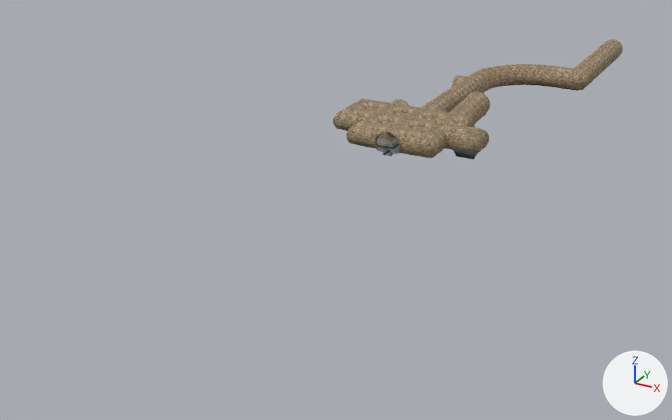
One commit to the glTF model _Game/Scene/main/Sewer.glb: the scene before it, then after it.
Before and after are seen from a 50 mm lens placed at (148.0, -195.0, 79.0), pointed at (46.0, -10.0, -14.0). The axes (+X, +Y, +Z) are drawn at lower right. The lights are the same throughout. The picture after the commit comes second. Where no turn or scale is listed for an object, it has been applied to the vertices. Vertices at exactly the same position are counted once.

Names of what the first picture shows: 'Serwers_014.001-col'.
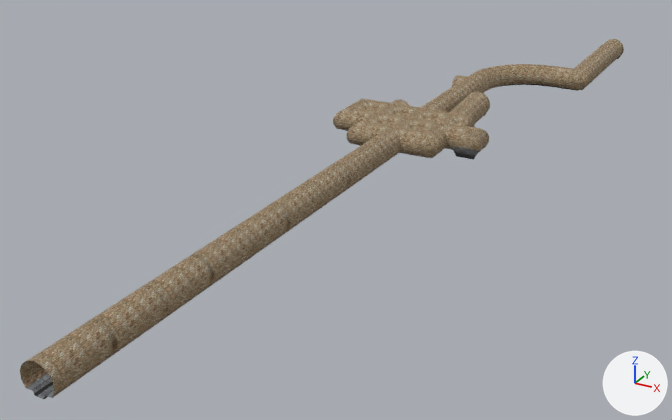
Where the newer file only moved an object's origin or applied its transform, the numbers keep the older frame.

Pixel boxes [x1, y1, x2, y2] of what changed, in the pictures (672 x 420 px):
'Serwers_014.001-col', reshaped (108% wider, 198% taller): before [333, 39, 623, 159]; after [20, 39, 624, 399]
part 1 of me_serwers_014, added (brown): after [332, 148, 376, 189]
part 2 of me_serwers_014, added (brown): after [358, 131, 399, 172]
part 3 of me_serwers_014, added (brown): after [266, 185, 321, 234]
part 4 of me_serwers_014, added (brown): after [300, 164, 350, 210]
part 5 of me_serwers_014, added (brown): after [189, 228, 254, 287]
part 6 of me_serwers_014, added (brown): after [233, 204, 290, 258]
part 7 of me_serwers_014, added (brown): after [88, 286, 166, 356]
part 8 of me_serwers_014, added (brown): after [143, 255, 214, 319]
part 9 of me_serwers_014, added (brown): after [20, 319, 118, 399]

What the commit changed:
me_serwers_014 is used by ob_serwers_014_001_col; location (71.9, 81.5, 1.5).
me_serwers_014 had 2048 vertices, 2922 faces and spanned x -38.0..10.9, y -80.1..44.6, z -3.2..4.5.
me_serwers_014 now has 2358 vertices, 3250 faces and spans x -38.0..11.3, y -197.1..44.7, z -3.2..4.5.
me_serwers_014 part 1: the loose piece of 32 vertices spanning x -20.8..-14.2, y -54.7..-40.9, z -2.9..3.3 is copied, and the copy is moved by (0.0, -52.0, 0.0); it spans x -20.8..-14.2, y -106.7..-92.9, z -2.9..3.3.
me_serwers_014 part 2: the loose piece of 32 vertices spanning x -20.8..-14.2, y -54.7..-40.9, z -2.9..3.3 is copied, and the copy is moved by (0.0, -38.8, 0.0); it spans x -20.8..-14.2, y -93.4..-79.6, z -2.9..3.3.
me_serwers_014 part 3: the loose piece of 32 vertices spanning x -20.8..-14.2, y -54.7..-40.9, z -2.9..3.3 is copied, and the copy is moved by (0.0, -78.1, 0.0); it spans x -20.8..-14.2, y -132.8..-119.0, z -2.9..3.3.
me_serwers_014 part 4: the loose piece of 32 vertices spanning x -20.8..-14.2, y -54.7..-40.9, z -2.9..3.3 is copied, and the copy is moved by (0.0, -64.9, 0.0); it spans x -20.8..-14.2, y -119.5..-105.7, z -2.9..3.3.
me_serwers_014 part 5: the loose piece of 32 vertices spanning x -20.8..-14.2, y -54.7..-40.9, z -2.9..3.3 is copied, and the copy is moved by (0.0, -103.8, 0.0); it spans x -20.8..-14.2, y -158.4..-144.7, z -2.9..3.3.
me_serwers_014 part 6: the loose piece of 32 vertices spanning x -20.8..-14.2, y -54.7..-40.9, z -2.9..3.3 is copied, and the copy is moved by (0.0, -90.5, 0.0); it spans x -20.8..-14.2, y -145.2..-131.4, z -2.9..3.3.
me_serwers_014 part 7: the loose piece of 32 vertices spanning x -20.8..-14.2, y -54.7..-40.9, z -2.9..3.3 is copied, and the copy is moved by (0.0, -129.9, 0.0); it spans x -20.8..-14.2, y -184.5..-170.8, z -2.9..3.3.
me_serwers_014 part 8: the loose piece of 32 vertices spanning x -20.8..-14.2, y -54.7..-40.9, z -2.9..3.3 is copied, and the copy is moved by (0.0, -116.6, 0.0); it spans x -20.8..-14.2, y -171.3..-157.5, z -2.9..3.3.
me_serwers_014 part 9: the loose piece of 32 vertices spanning x -20.8..-14.2, y -54.7..-40.9, z -2.9..3.3 is copied, and the copy is moved by (0.0, -142.5, 0.0); it spans x -20.8..-14.2, y -197.1..-183.3, z -2.9..3.3.
Other edits to the shape of me_serwers_014 do not show in these pictures.
